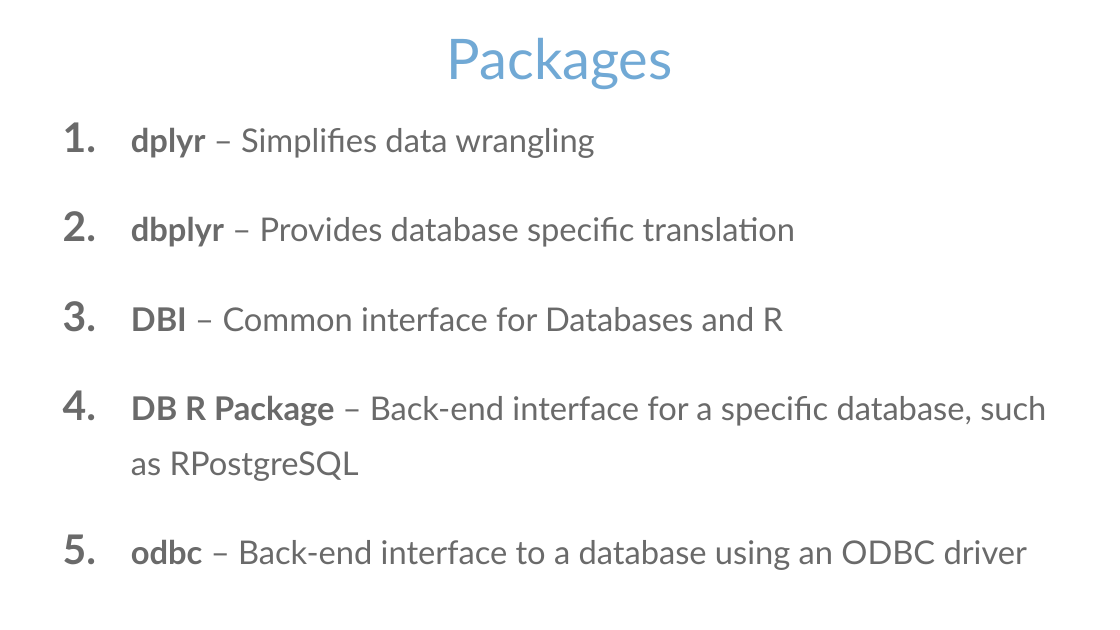
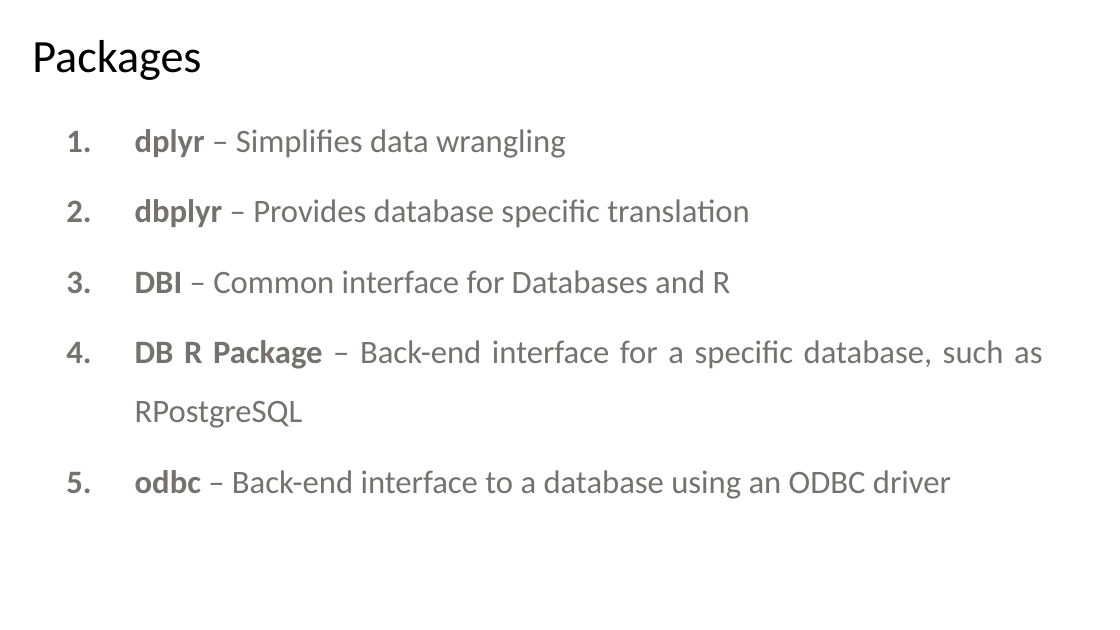
Before and after one commit to blairj09/odbc-webinar, a slide deck: slide 20 of odbc-with-r-overview.pptx. Drawn at 1120x630 pixels with LibreOffice and Linux fonts; fonts in the diff are those of the drawing; background and template pictures are left out. Boxes give left, top, right and bottom in pixels: in the first picture for what was removed or moved away, otherwise in the second. Text is boxed around its words. In the diff, an @@ line names an element or a change of style, - is before the commit and + after.

Commit message:
Update slide deck theme

```diff
--- a/odbc-with-r-overview.pptx
+++ b/odbc-with-r-overview.pptx
@@ title "Packages" at bbox=[32, 40, 201, 80]: size 48 to 39.6 pt, font Lato to Calibri, text colour #71A9D5 to #000000; alignment centre to left; line spacing 1 to 0.9 @@
@@ text "dplyr – Simplifies data wrangling" at bbox=[135, 129, 1042, 499]: font Lato to Calibri, text colour #6A6A6A to #767171; line spacing 1.4 to 1.5; less space between paragraphs; vertical alignment middle to top @@
```
Also in this commit, not shown: 24 other slides changed.
